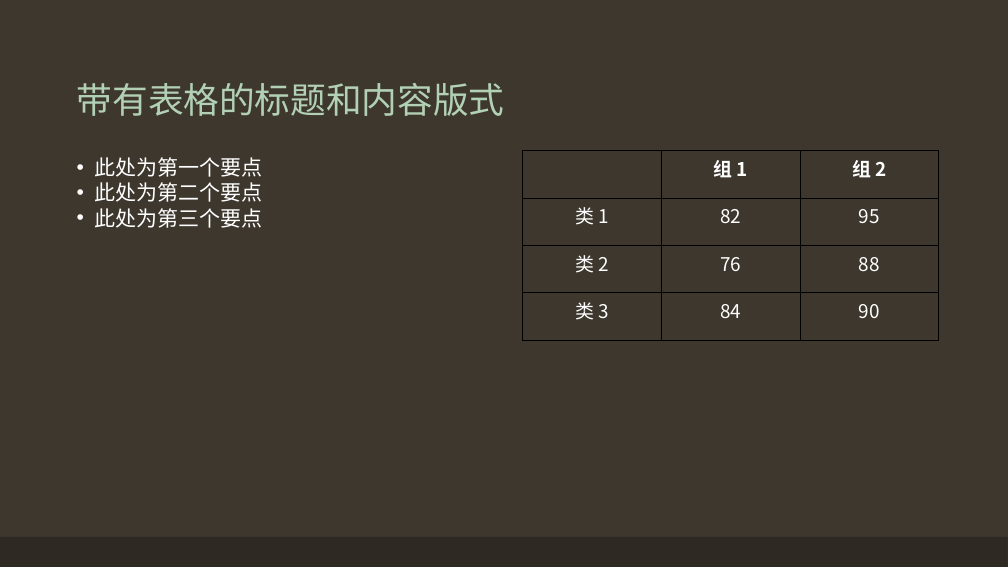
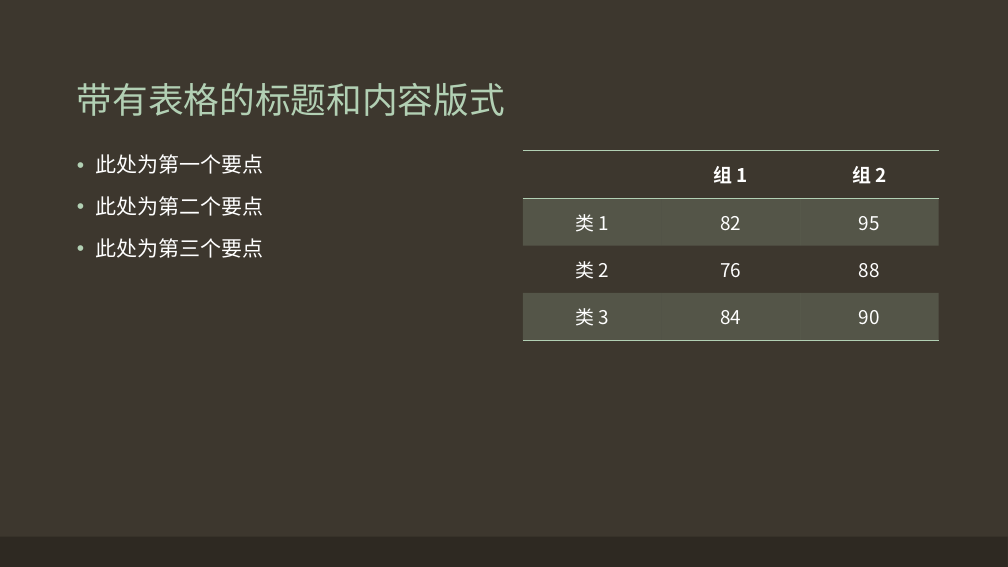
Before and after one commit to Seraphli/RLAIExercise, a slide deck: slide 15 of Chapter 9.pptx (slide 12 before the commit). Drawn at 1008x567 pixels with LibreOffice and Linux fonts; fonts in the diff are those of the drawing. Boxes give left, top, right and bottom in pixels: in the first picture for what was removed or moved away, otherwise in the second. Text is boxed around its words. In the diff, an @@ line names an element or a change of style, - is before the commit and + after.

```diff
--- a/Chapter 9.pptx
+++ b/Chapter 9.pptx
@@ text "此处为第一个要点" at [96,154,264,258]: indent changed; line spacing 1 to 0.9; more space between paragraphs @@
@@ table at [523,151,938,340] @@
@@ fill none to #B2D0B4 at 20% opacity in 6 cells @@
@@ borders changed @@
```
Also in this commit, not shown: 11 other slides changed, 10 slides added, 7 slides removed, 3 other files.
